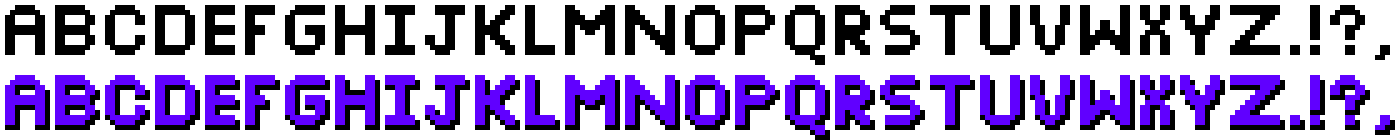
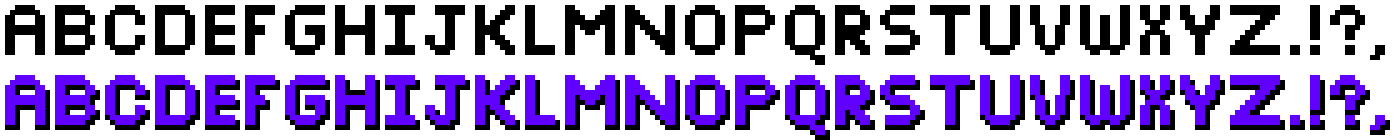
Two versions of the same layered image (1400×140). Layer-by-layer changes:
painted on "Highlight" over <box>1080,85,1395,135</box>
painted on "Normal" over <box>1080,15,1390,60</box>
